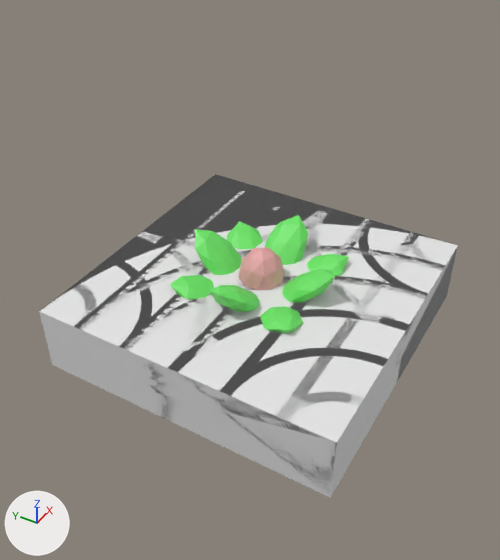
One commit to the Blender file static/assets/edit/garden-zeroed.blend: the scene before it, then after it.
The view is the same before and after, from a camera (50 mm lens) standing at (-9.48, -5.3, 8.93) and looking at (-0.76, -0.18, 1.18). Lighting does not change. The marker at lower left points along +X, +Y and +Z.

Objects in the first picture: 'fruit_core', 'fruit_leaves', 'sand_big_curve', 'sand_flat', 'sand_sml_curve', 'sand_straight'.
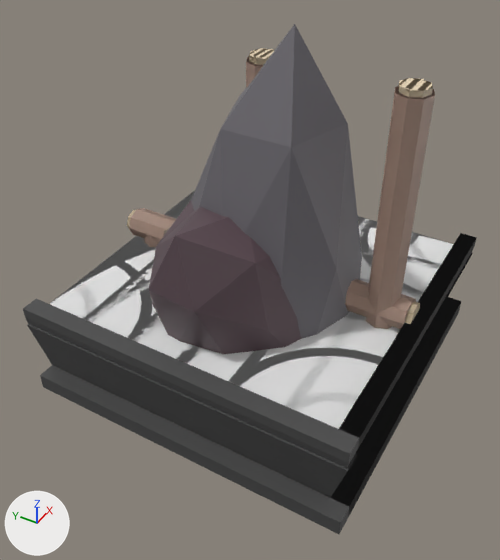
Where the newer file only moved an object's origin or applied its transform, the numbers keep the older frame.

What differs and where, as boxes (x1, y1, x2, y2) in the pictures (500 x 560 px):
```json
{"object": "frame_corner", "change": "shown", "after": [23, 233, 476, 534]}
{"object": "rock_big_0", "change": "shown", "after": [191, 24, 362, 339]}
{"object": "rock_big_1", "change": "shown", "after": [149, 200, 301, 354]}
{"object": "rake_circle_big", "change": "shown", "after": [129, 86, 435, 323]}
{"object": "frame_edge", "change": "shown", "after": [331, 233, 477, 514]}
{"object": "rake_straight", "change": "shown", "after": [129, 56, 416, 329]}
{"object": "rake_circle_sml_caps", "change": "shown", "after": [398, 78, 433, 98], "on screen": "beige"}
{"object": "rake_straight_caps", "change": "shown", "after": [127, 48, 420, 324], "on screen": "beige"}
{"object": "rake_circle_sml", "change": "shown", "after": [346, 280, 402, 327]}
{"object": "rake_flat", "change": "shown", "after": [130, 228, 403, 329]}
{"object": "rock_big_2", "change": "shown", "after": [164, 229, 169, 235]}
{"object": "sand_big_curve", "change": "unchanged, covered by the edit", "before": [43, 174, 458, 497], "after": [51, 193, 448, 409]}
{"object": "sand_straight", "change": "unchanged, covered by the edit", "before": [40, 183, 416, 498], "after": [87, 219, 416, 409]}
{"object": "fruit_leaves", "change": "unchanged, covered by the edit", "before": [170, 215, 349, 333]}
{"object": "sand_sml_curve", "change": "unchanged, covered by the edit", "before": [70, 183, 457, 496], "after": [71, 191, 440, 363]}
```

Scene script edits in JSON lines:
```json
{"op": "remove", "block": "ob_frame_edge", "code": "ob_frame_edge.hide_set(True)  # its collection is switched off"}
{"op": "remove", "block": "ob_frame_corner", "code": "ob_frame_corner.hide_set(True)  # its collection is switched off"}
{"op": "remove", "block": "ob_rock_big_0", "code": "ob_rock_big_0.hide_set(True)  # its collection is switched off"}
{"op": "remove", "block": "ob_rock_big_1", "code": "ob_rock_big_1.hide_set(True)  # its collection is switched off"}
{"op": "remove", "block": "ob_rock_big_2", "code": "ob_rock_big_2.hide_set(True)  # its collection is switched off"}
{"op": "remove", "block": "ob_rake_flat", "code": "ob_rake_flat.hide_set(True)  # its collection is switched off"}
{"op": "remove", "block": "ob_rake_straight", "code": "ob_rake_straight.hide_set(True)  # its collection is switched off"}
{"op": "remove", "block": "ob_rake_straight_caps", "code": "ob_rake_straight_caps.hide_set(True)  # its collection is switched off"}
{"op": "remove", "block": "ob_rake_circle_sml", "code": "ob_rake_circle_sml.hide_set(True)  # its collection is switched off"}
{"op": "remove", "block": "ob_rake_circle_sml_caps", "code": "ob_rake_circle_sml_caps.hide_set(True)  # its collection is switched off"}
{"op": "remove", "block": "ob_rake_circle_big", "code": "ob_rake_circle_big.hide_set(True)  # its collection is switched off"}
```
